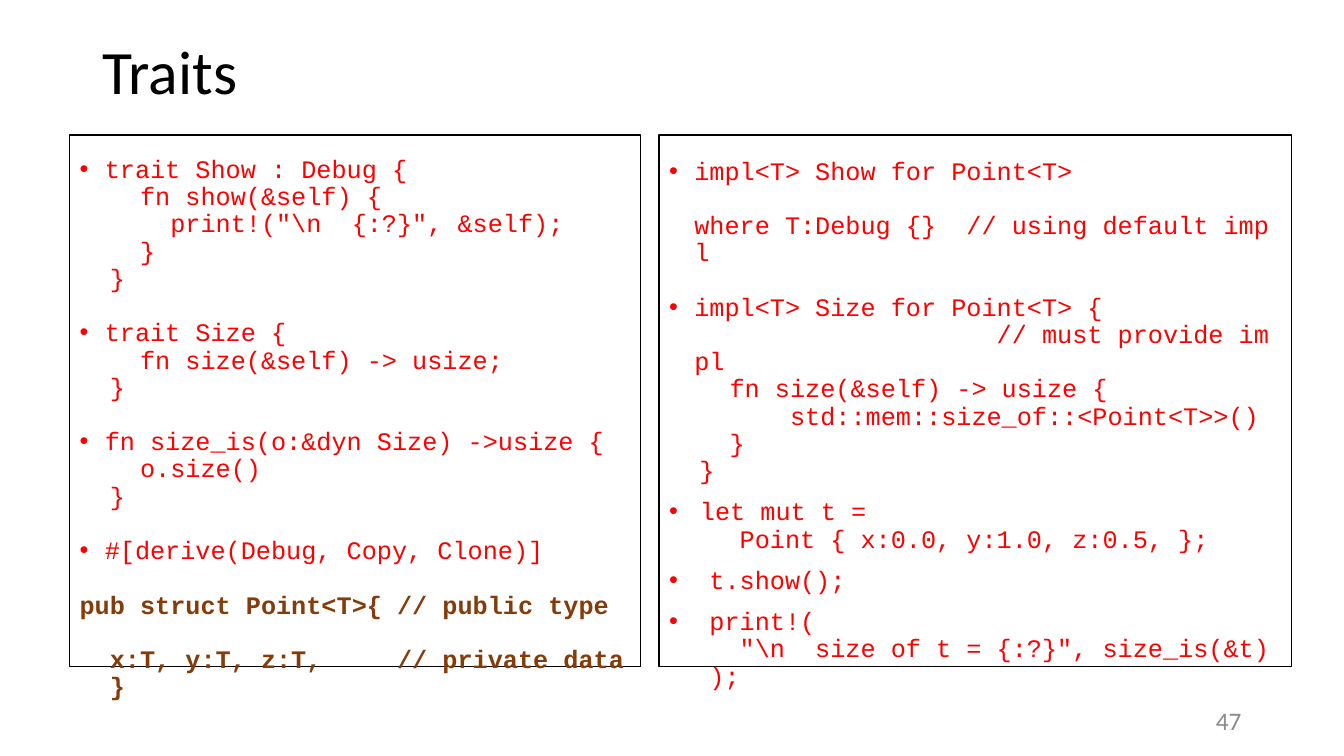
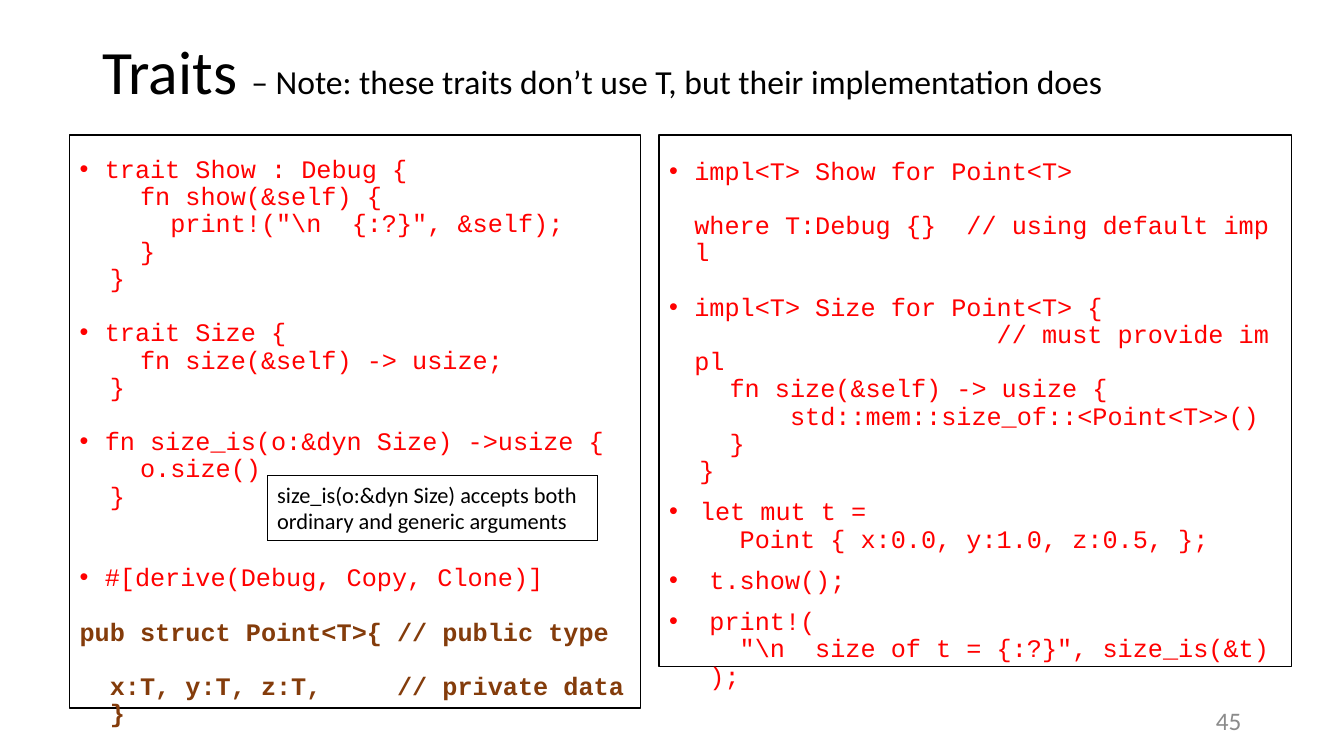
Before and after one commit to JimFawcett/JimFawcett.github.io, a slide deck: slide 45 of Resources/RustModels.pptx (slide 47 before the commit). Drawn at 1344x756 pixels with LibreOffice and Linux fonts; fonts in the diff are those of the drawing. Boxes give left, top, right and bottom in pixels: in the first picture for what was removed or moved away, otherwise in the second. Text is boxed around its words. In the diff, an @@ line names an element or a change of style, - is before the commit and + after.

```diff
--- a/Resources/RustModels.pptx
+++ b/Resources/RustModels.pptx
@@ title at [102, 51, 1102, 100]: text changed; size 44 to 24 pt @@
-Traits
+Traits – Note: these traits don’t use T, but their implementation does
@@ text "trait Show : Debug {": place and size @@
-text "trait Show : Debug {" at [70, 135, 641, 666]
+text "trait Show : Debug {" at [70, 135, 641, 708]
@@ rectangle added at [267, 476, 598, 540], outline #000000 0.75 pt, 16 pt, text #000000 @@
+size_is(o:&dyn Size) accepts both ordinary and generic arguments
@@ page number at [1216, 714, 1242, 730]: text changed @@
-47
+45
```
Also in this commit, not shown: 18 other slides changed, 4 slides added, 12 slides removed, 1 other file.
